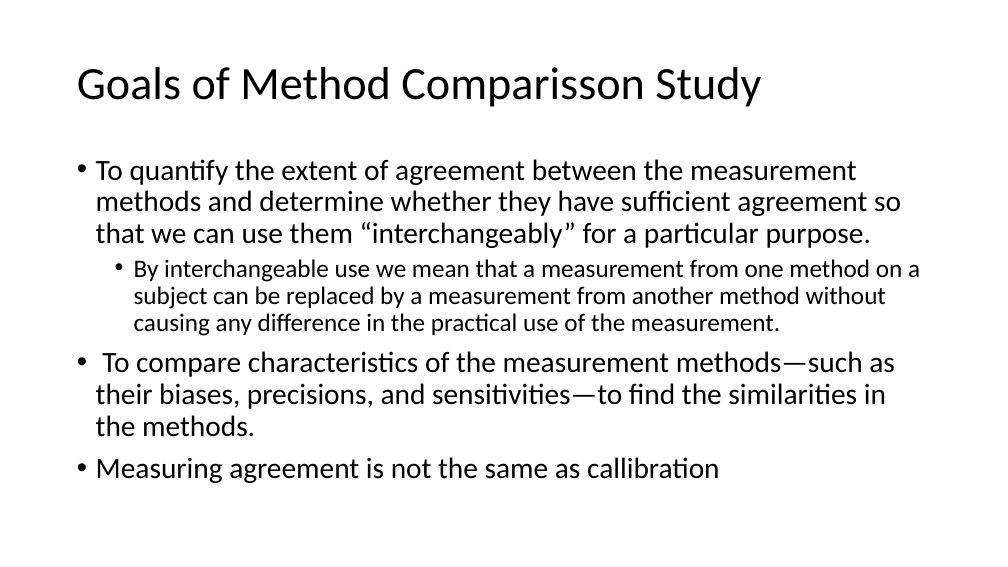
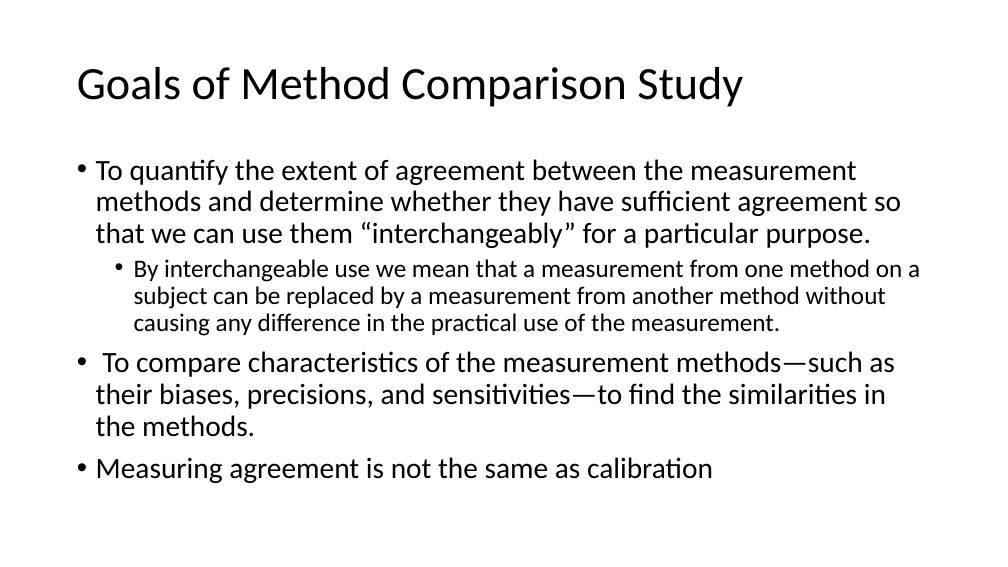
Before and after one commit to mbolic2/Uncertainty_Course, a slide deck: slide 3 of Lec 8 Errors and Agreement/Measuring Argeement.pptx. Drawn at 1008x567 pixels with LibreOffice and Linux fonts; fonts in the diff are those of the drawing. Boxes give left, top, right and bottom in pixels: in the first picture for what was removed or moved away, otherwise in the second. Text is boxed around its words. In the diff, an @@ line names an element or a change of style, - is before the commit and + after.

```diff
--- a/Lec 8 Errors and Agreement/Measuring Argeement.pptx
+++ b/Lec 8 Errors and Agreement/Measuring Argeement.pptx
@@ title at bbox=[77, 67, 743, 107]: text changed @@
-Goals of Method Comparisson Study
+Goals of Method Comparison Study
@@ text at bbox=[96, 457, 713, 483]: text changed @@
-• Measuring agreement is not the same as callibration
+• Measuring agreement is not the same as calibration
```
Also in this commit, not shown: 1 other slide changed, 2 other files.
